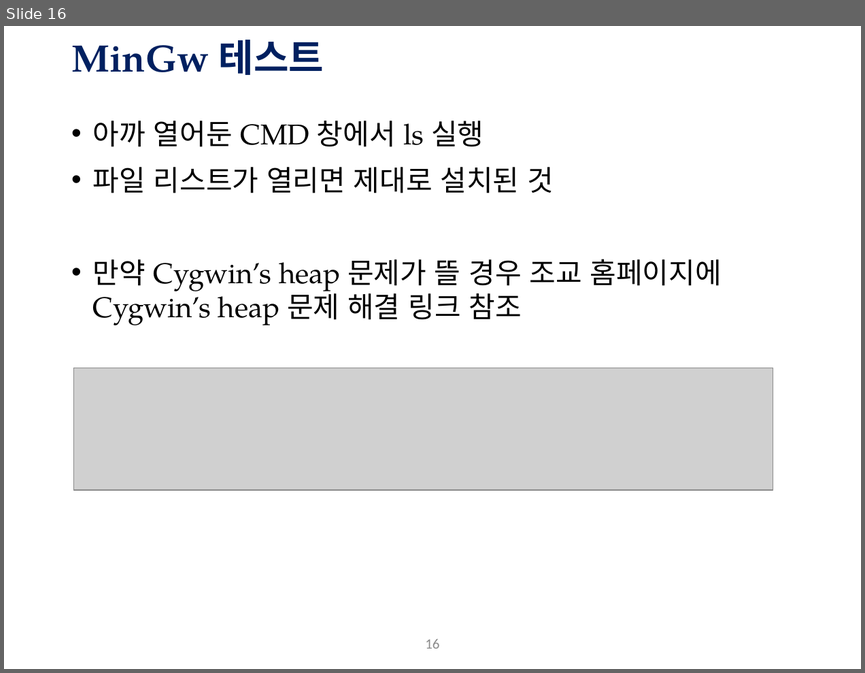
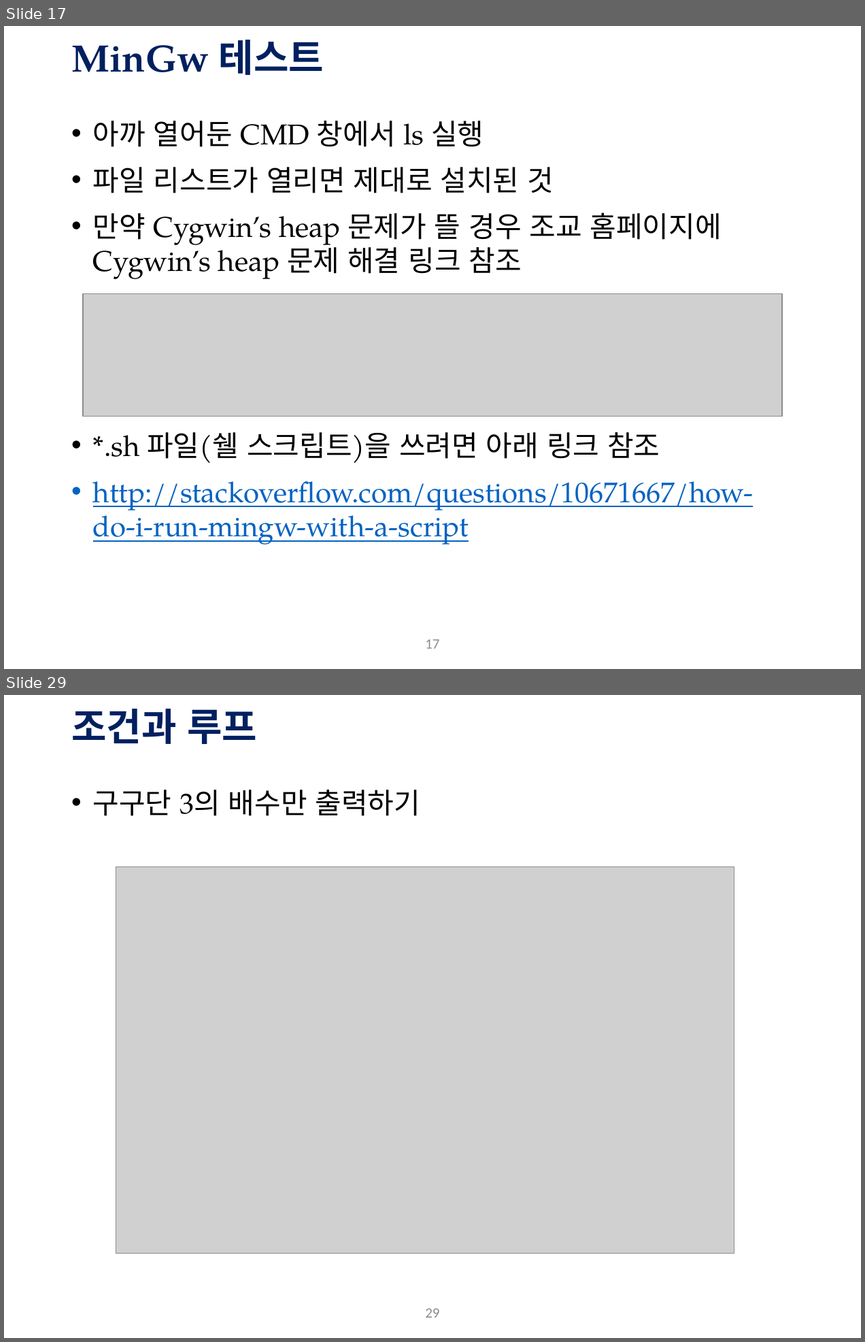
Before and after one commit to Hagazzusa/gykim.github.io, a slide deck: data/ot&env.pptx. Shown one above the other, each under a label of ours: slide 16 before the commit, slides 17 and 29 after it; the slides between them are not shown. The pictures are 865x673 and 865x1342 pixels, drawn with LibreOffice and Linux fonts; fonts in the diff are those of the drawing; grey boxes stand for pictures; background and template pictures are left out. Boxes give left, top, right and bottom in pixels: in the first picture for what was removed or moved away, otherwise in the second. Text is boxed around its words. In the diff, an @@ line names an element or a change of style, - is before the commit and + after.

```diff
--- a/data/ot&env.pptx
+++ b/data/ot&env.pptx
@@ slide 29 added at (4, 695, 861, 1338), background #FFFFFF; not listed: 1 template element that a slide beside it also shows @@
@@ title added at (71, 709, 257, 744), 32 pt, text #002060, bold @@
+조건과 루프
@@ text added at (93, 790, 420, 816), 24 pt, text #000000 @@
+• 구구단 3의 배수만 출력하기
@@ picture added at (116, 866, 734, 1253) @@
@@ what was slide 16 is now slide 17 @@
@@ slide 17 changed as well @@
@@ picture: place and size @@
-picture at (73, 368, 772, 490)
+picture at (83, 293, 782, 416)
@@ text at (93, 432, 753, 544): paragraphs added @@
+• *.sh 파일(쉘 스크립트)을 쓰려면 아래 링크 참조
+• http://stackoverflow.com/questions/10671667/how-do-i-run-mingw-with-a-script
@@ page number at (425, 639, 439, 648): text changed @@
-16
+17
```
Also in this commit, not shown: 2 other slides changed, 13 other slides added, 1 slide removed.
